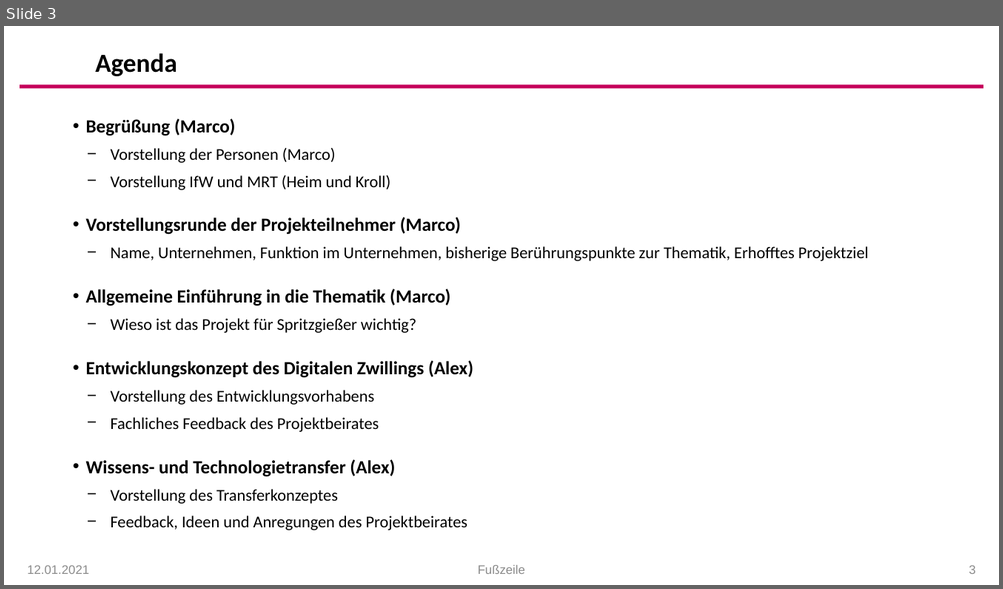
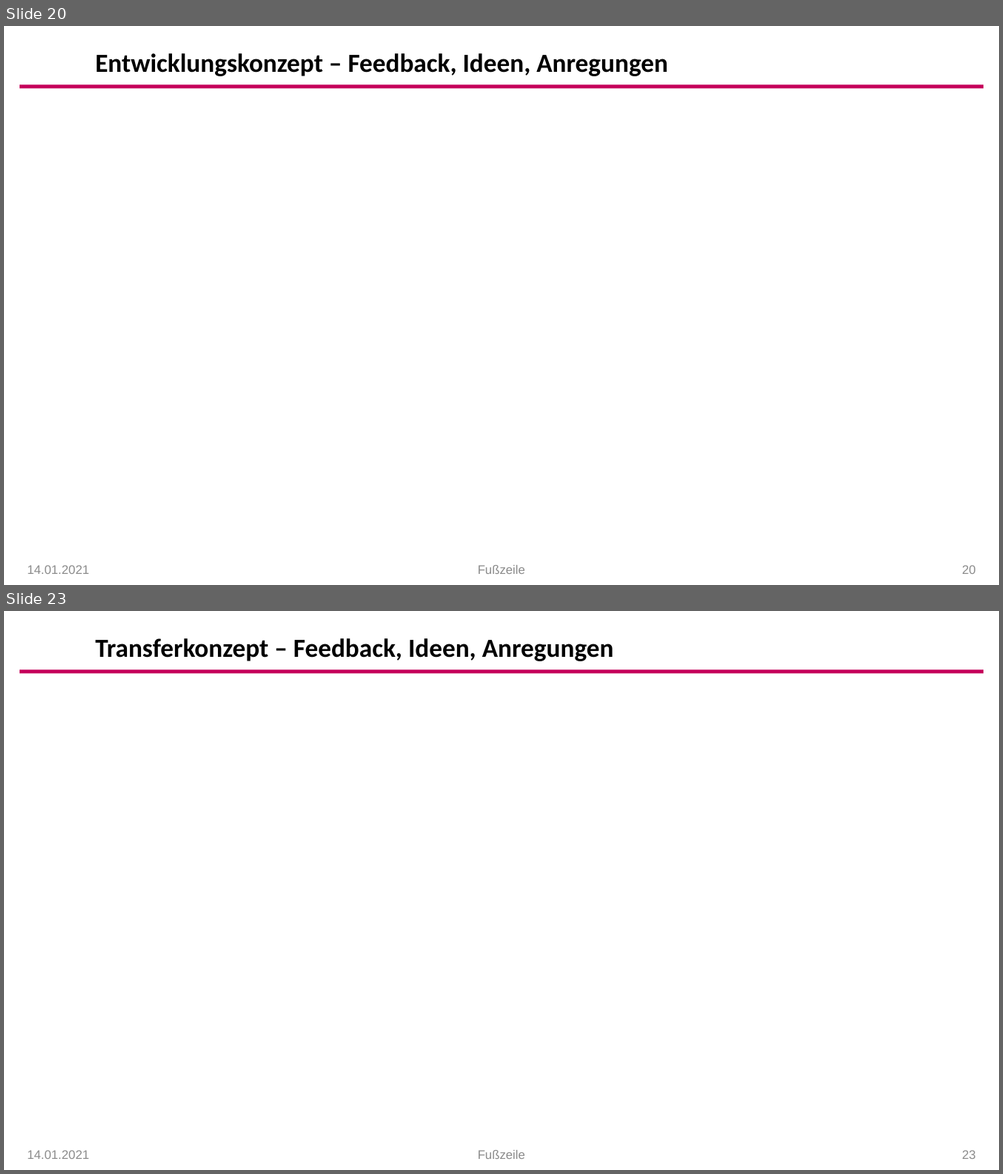
Before and after one commit to arehmer/DigitalTwinInjectionMoulding, a slide deck: Präsentationen/Kick-Off_Agenda.pptx. Shown one above the other, each under a label of ours: slide 3 before the commit, slides 20 and 23 after it; the slides between them are not shown. The pictures are 1003x589 and 1003x1174 pixels, drawn with LibreOffice and Linux fonts; fonts in the diff are those of the drawing; background and template pictures are left out. Boxes give left, top, right and bottom in pixels: in the first picture for what was removed or moved away, otherwise in the second. Text is boxed around its words. In the diff, an @@ line names an element or a change of style, - is before the commit and + after.

Commit message:
Präsentation und Agenda

```diff
--- a/Präsentationen/Kick-Off_Agenda.pptx
+++ b/Präsentationen/Kick-Off_Agenda.pptx
@@ slide 23 added at (4,611,999,1170), background #FFFFFF; not listed: 1 template element that a slide beside it also shows @@
@@ title added at (95,638,614,661), 25.2 pt, text #000000, bold @@
+Transferkonzept – Feedback, Ideen, Anregungen
@@ text added at (27,1150,89,1159), 12 pt, text #8C8C8C @@
+14.01.2021
@@ text added at (478,1150,525,1159), 12 pt, text #8C8C8C @@
+Fußzeile
@@ page number added at (962,1150,976,1159), 12 pt, text #8C8C8C @@
+23
@@ what was slide 3 is now slide 20 @@
@@ slide 20 changed as well @@
@@ title at (95,53,668,76): text changed @@
-Agenda
+Entwicklungskonzept – Feedback, Ideen, Anregungen
@@ text removed at (86,118,868,531) @@
-• Begrüßung (Marco)
-  − Vorstellung der Personen (Marco)
-  − Vorstellung IfW und MRT (Heim und Kroll)
-• Vorstellungsrunde der Projekteilnehmer (Marco)
-  − Name, Unternehmen, Funktion im Unternehmen, bisherige Berührungspunkte zur Thematik, Erhofftes Projektziel
-• Allgemeine Einführung in die Thematik (Marco)
-  − Wieso ist das Projekt für Spritzgießer wichtig?
-• Entwicklungskonzept des Digitalen Zwillings (Alex)
-  − Vorstellung des Entwicklungsvorhabens
-  − Fachliches Feedback des Projektbeirates
-• Wissens- und Technologietransfer (Alex)
-  − Vorstellung des Transferkonzeptes
-  − Feedback, Ideen und Anregungen des Projektbeirates
@@ text at (27,565,89,574): text changed @@
-12.01.2021
+14.01.2021
@@ page number at (962,565,976,574): text changed @@
-3
+20
```
Also in this commit, not shown: 18 other slides changed, 3 other slides added, 4 other files.
